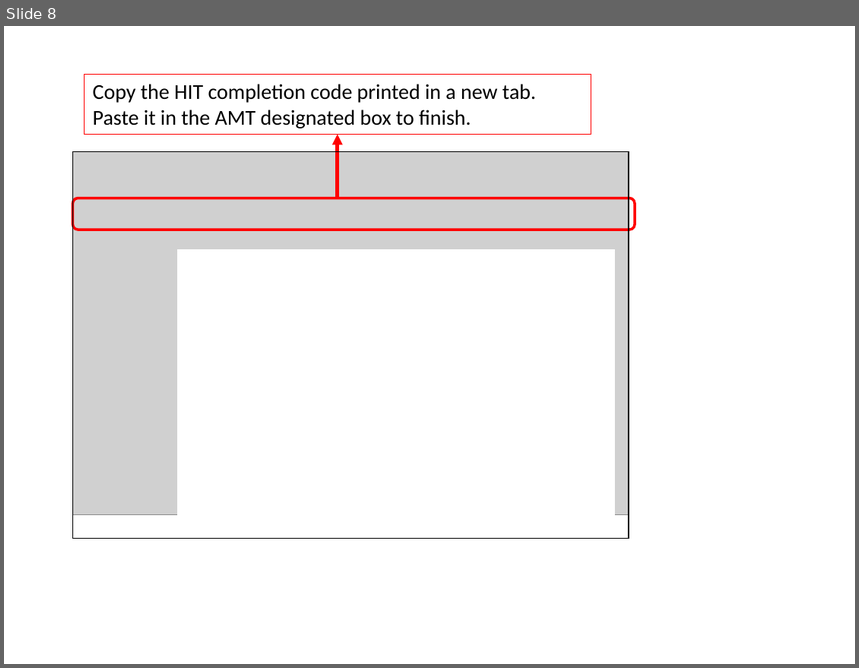
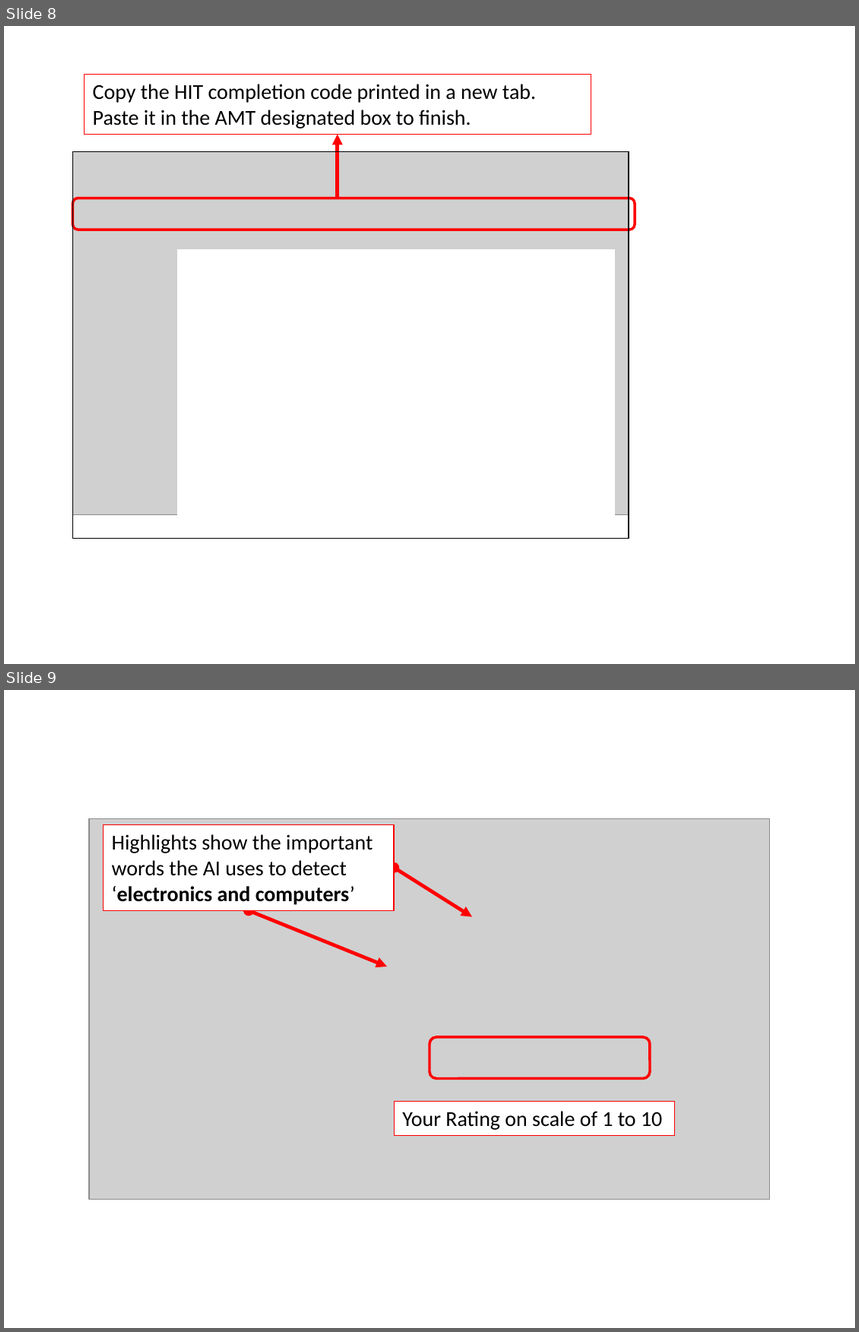
Before and after one commit to SinaMohseni/Text-classification-explanation-evaluation, a slide deck: user-study/instructions/Instructions.pptx. Shown one above the other, each under a label of ours: slide 8 before the commit, slides 8 and 9 after it. The pictures are 859x668 and 859x1332 pixels, drawn with LibreOffice and Linux fonts; fonts in the diff are those of the drawing; grey boxes stand for pictures. Boxes give left, top, right and bottom in pixels: in the first picture for what was removed or moved away, otherwise in the second. Text is boxed around its words. In the diff, an @@ line names an element or a change of style, - is before the commit and + after.

Commit message:
Text-Rating Instructions-V1

```diff
--- a/user-study/instructions/Instructions.pptx
+++ b/user-study/instructions/Instructions.pptx
@@ slide 9 added at (4, 690, 855, 1328), background #FFFFFF @@
@@ picture added at (89, 818, 770, 1200) @@
@@ rectangle added at (104, 825, 395, 910), fill #FFFFFF, outline #FF0000 1 pt, 18 pt, text #000000 @@
+Highlights show the important words the AI uses to detect ‘electronics and computers’
@@ double arrow added from (394, 868) to (472, 917), #FF0000 3 pt @@
@@ double arrow added from (249, 910) to (387, 967), #FF0000 3 pt @@
@@ rounded rectangle added at (430, 1037, 650, 1079), outline #FF0000 2.25 pt @@
@@ rectangle added at (394, 1101, 675, 1135), fill #FFFFFF, outline #FF0000 0.75 pt, 18 pt, text #000000 @@
+Your Rating on scale of 1 to 10
```
Also in this commit, not shown: 2 other slides added, 6 other files.
